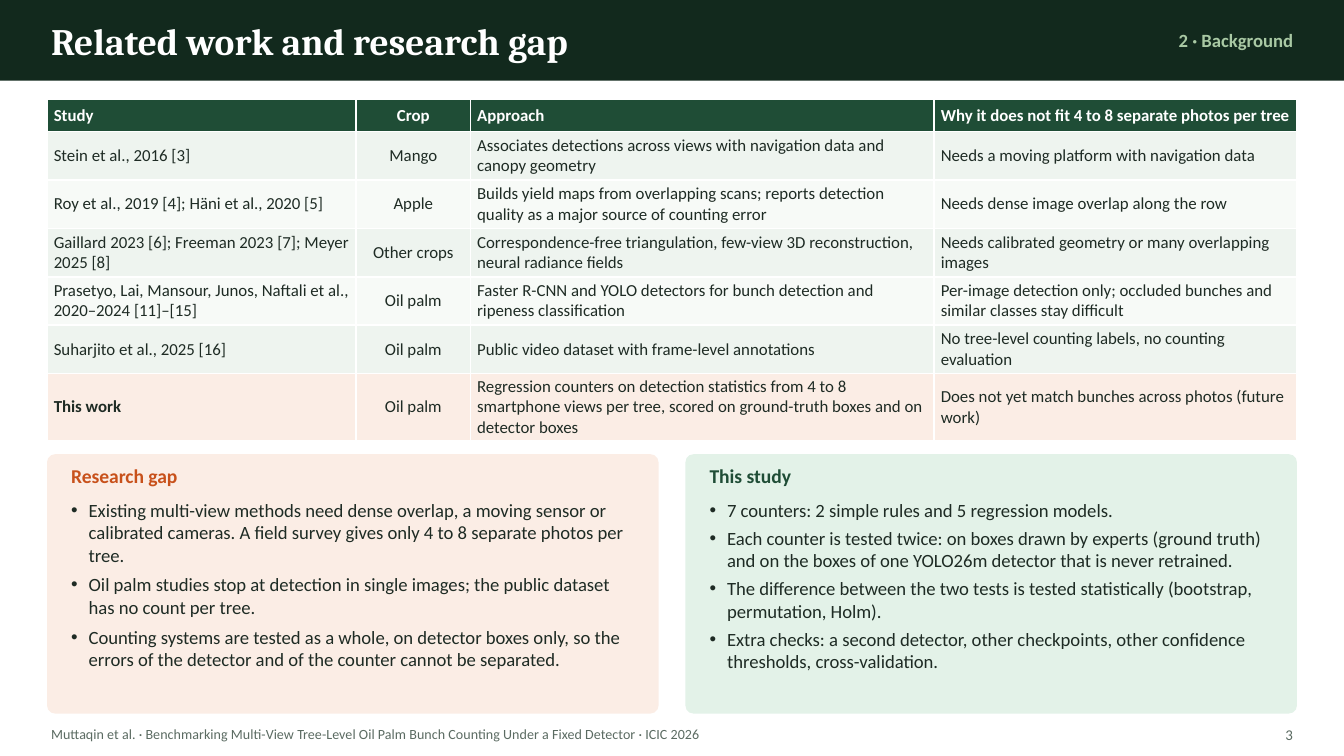
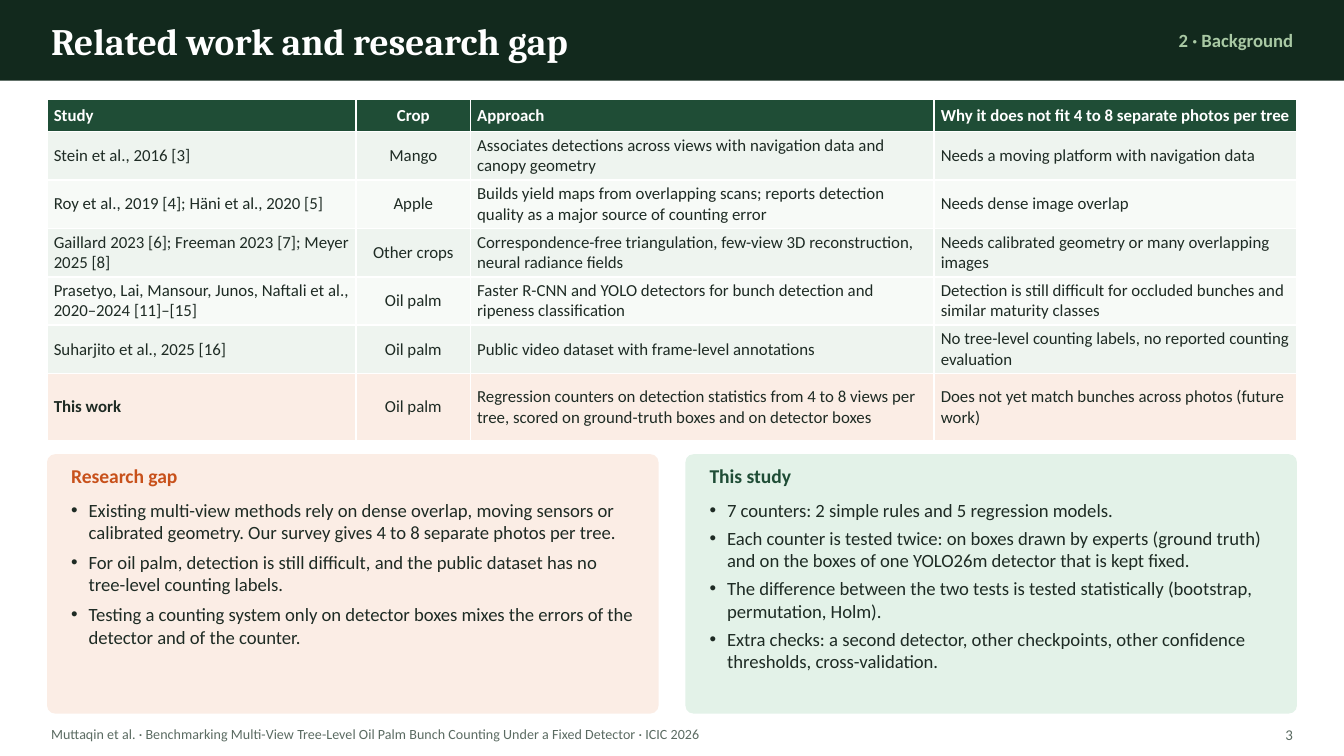
Before and after one commit to ULM-SawitMVC/Baseline-SawitMVC, a slide deck: slide 3 of draft-icic-2026/presentation/057_MUTTAQIN.pptx. Drawn at 1344x756 pixels with LibreOffice and Linux fonts; fonts in the diff are those of the drawing. Boxes give left, top, right and bottom in pixels: in the first picture for what was removed or moved away, otherwise in the second. Text is boxed around its words. In the diff, an @@ line names an element or a change of style, - is before the commit and + after.

Commit message:
Align presentation claims with the camera-ready paper
Add the Ridge + F_all row to the results table so the 77.48 / 32.62
figures can be traced, and label the 20.57 pp gap as best versus best
next to the same-counter gap of 21.63 pp. State that the 3.19 pp
counter spread refers to detector boxes with F0 features.

Reword statements that went beyond the paper: prior oil palm work,
the fixed detector, counters fitted per input condition, and the
conclusion on detector priority. Drop the smartphone wording, which
the paper does not state.

```diff
--- a/draft-icic-2026/presentation/057_MUTTAQIN.pptx
+++ b/draft-icic-2026/presentation/057_MUTTAQIN.pptx
@@ table at bbox=[47, 99, 1297, 441] @@
-row 3, column 4: Needs dense image overlap along the row
+row 3, column 4: Needs dense image overlap
-row 5, column 4: Per-image detection only; occluded bunches and similar classes stay difficult
+row 5, column 4: Detection is still difficult for occluded bunches and similar maturity classes
-row 6, column 4: No tree-level counting labels, no counting evaluation
+row 6, column 4: No tree-level counting labels, no reported counting evaluation
-row 7, column 3: Regression counters on detection statistics from 4 to 8 smartphone views per tree, scored on ground-truth boxes and on detector boxes
+row 7, column 3: Regression counters on detection statistics from 4 to 8 views per tree, scored on ground-truth boxes and on detector boxes
@@ text at bbox=[89, 504, 632, 644]: text changed @@
-• Existing multi-view methods need dense overlap, a moving sensor or calibrated cameras. A field survey gives only 4 to 8 separate photos per tree.
-• Oil palm studies stop at detection in single images; the public dataset has no count per tree.
-• Counting systems are tested as a whole, on detector boxes only, so the errors of the detector and of the counter cannot be separated.
+• Existing multi-view methods rely on dense overlap, moving sensors or calibrated geometry. Our survey gives 4 to 8 separate photos per tree.
+• For oil palm, detection is still difficult, and the public dataset has no tree-level counting labels.
+• Testing a counting system only on detector boxes mixes the errors of the detector and of the counter.
@@ text at bbox=[727, 531, 1261, 570]: text changed @@
-• Each counter is tested twice: on boxes drawn by experts (ground truth) and on the boxes of one YOLO26m detector that is never retrained.
+• Each counter is tested twice: on boxes drawn by experts (ground truth) and on the boxes of one YOLO26m detector that is kept fixed.
```
Also in this commit, not shown: 4 other slides changed, 2 other files.
